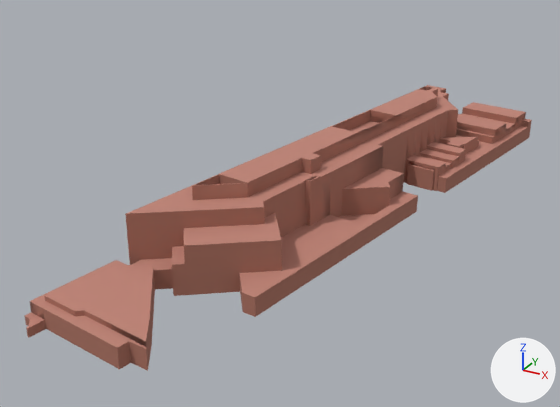
The glTF model public/models/washington-city/tile--7_7.glb, before and after one commit.
Both versions are drawn from a camera (50 mm lens) standing at (-1081.0, -1679.0, 155.0) and looking at (-1240.0, -1389.0, 10.0). The lights are fixed; the arrows at lower right show +X, +Y and +Z. The picture after the commit comes second. Where no turn or scale is listed for an object, it has been applied to the vertices. Vertices at exactly the same position are counted once.

In view in the first picture: 'roof', 'wall'.
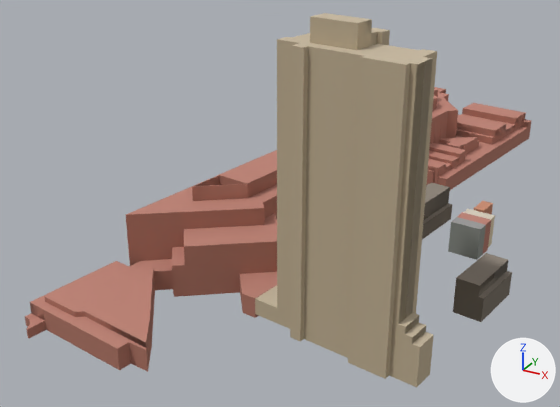
Where the newer file only moved an object's origin or applied its transform, the numbers keep the older frame.

Where the change shows, as pixel boxes [x1, y1, x2, y2] in the pictures (560 x 407 px; the box of a moved part takes in the faces that stretch with it):
'wall', reshaped (30% taller)
    before: [25, 86, 532, 371]
    after: [25, 17, 531, 387]
'roof', reshaped (28% taller)
    before: [25, 85, 531, 349]
    after: [25, 13, 531, 350]
part 1 of me_mesh_1, added (brown)
    after: [255, 17, 437, 387]
part 2 of me_mesh_1, added
    after: [422, 183, 452, 239]
part 3 of me_mesh_1, added
    after: [482, 216, 495, 255]
part 4 of me_mesh_1, added
    after: [453, 261, 512, 322]
part 5 of me_mesh_1, added
    after: [448, 202, 493, 260]
part 6 of me_mesh_1, moved or reshaped (not visible afterwards)
    before: [308, 172, 331, 220]
part 7 of me_mesh_2, rebuilt
    before: [126, 85, 458, 214]
    after: [126, 87, 457, 215]
part 8 of me_mesh_2, rebuilt
    before: [439, 126, 527, 178]
    after: [439, 127, 527, 179]
part 9 of me_mesh_2, rebuilt
    before: [440, 137, 476, 146]
    after: [441, 137, 477, 147]
part 10 of me_mesh_2, rebuilt
    before: [184, 213, 281, 246]
    after: [184, 213, 277, 247]
part 11 of me_mesh_2, rebuilt (not visible afterwards)
    before: [349, 121, 378, 131]
part 12 of me_mesh_2, rebuilt
    before: [419, 156, 451, 166]
    after: [429, 159, 451, 167]
part 13 of me_mesh_2, rebuilt
    before: [462, 113, 514, 129]
    after: [461, 114, 515, 130]
part 14 of me_mesh_2, added
    after: [255, 182, 512, 347]
part 15 of me_mesh_2, moved or reshaped
    before: [25, 312, 44, 328]
    after: [25, 313, 45, 329]
part 16 of me_mesh_2, added (beige)
    after: [278, 13, 437, 65]

Diff of the bpy script that builds the scene:
```diff
--- a/public/models/washington-city/tile--7_7.glb.py
+++ b/public/models/washington-city/tile--7_7.glb.py
@@ me_mesh_1 @@
-me_mesh_1.from_pydata(...)  # 474 vertices, 474 faces; spans x -59.0..59.0, y -163.0..163.0, z -18.0..18.0
+me_mesh_1.from_pydata(...)  # 771 vertices, 774 faces; spans x -59.0..96.0, y -163.0..163.0, z -19.0..98.0
+# me_mesh_1 part 1: a new loose piece of 146 vertices spanning x 14.0..85.0, y -125.0..-64.0, z -17.0..98.0, in mat_city_ground
+# me_mesh_1 part 2: a new loose piece of 66 vertices spanning x 26.0..53.0, y -44.0..13.0, z -17.0..-1.0, in mat_city_ground
+# me_mesh_1 part 3: a new loose piece of 23 vertices spanning x 64.0..78.0, y -19.0..-5.0, z -17.0..-3.0, in mat_city_ground
+# me_mesh_1 part 4: a new loose piece of 20 vertices spanning x 81.0..96.0, y -76.0..-49.0, z -16.0..-1.0, in mat_city_ground
+# me_mesh_1 part 5: 24 vertices added at x 63.0..77.0, y -25.0..11.0, z -17.0..-3.0
+# me_mesh_1 part 6: 1 vertex moved within x 5.0, y -36.0, z 12.0; 5 vertices removed from x 2.0..5.0, y -36.0, z 8.0..12.0; 5 vertices added at x 2.0..5.0, y -36.0, z 7.0..11.0
+# other edits to the shape of me_mesh_1 do not show in these pictures
 me_mesh_1.materials.append(mat_city_ground)
@@ me_mesh_2 @@
-me_mesh_2.from_pydata(...)  # 359 vertices, 287 faces; spans x -59.0..59.0, y -163.0..163.0, z -16.0..16.0
+me_mesh_2.from_pydata(...)  # 554 vertices, 430 faces; spans x -59.0..96.0, y -163.0..163.0, z -17.0..96.0
+# me_mesh_2 part 7: the loose piece of 49 vertices spanning x -46.0..28.0, y -110.0..139.0, z 10.0 is rebuilt with 49 vertices and now spans x -46.0..28.0, y -110.0..139.0, z 9.0
+# me_mesh_2 part 8: the loose piece of 25 vertices spanning x 15.0..58.0, y 43.0..152.0, z -12.0 is rebuilt with 25 vertices and now spans x 15.0..58.0, y 43.0..152.0, z -13.0
+# me_mesh_2 part 9: the loose piece of 8 vertices spanning x 22.0..40.0, y 77.0..99.0, z -5.0 is rebuilt with 8 vertices and now spans x 22.0..40.0, y 77.0..99.0, z -6.0
+# me_mesh_2 part 10: the loose piece of 8 vertices spanning x -28.0..13.0, y -110.0..-65.0, z 2.0 is rebuilt with 8 vertices and now spans x -28.0..13.0, y -110.0..-65.0, z 1.0
+# me_mesh_2 part 11: the loose piece of 6 vertices spanning x -14.0..8.0, y 12.0..51.0, z 10.0 is rebuilt with 6 vertices and now spans x -14.0..8.0, y 12.0..51.0, z 9.0
+# me_mesh_2 part 12: the loose piece of 4 vertices spanning x 17.0..38.0, y 52.0..62.0, z -9.0 is rebuilt with 4 vertices and now spans x 17.0..38.0, y 52.0..62.0, z -10.0
+# me_mesh_2 part 13: the loose piece of 4 vertices spanning x 14.0..52.0, y 127.0..147.0, z -8.0 is rebuilt with 4 vertices and now spans x 14.0..52.0, y 127.0..147.0, z -9.0
+# me_mesh_2 part 14: 150 vertices added at x 1.0..96.0, y -124.0..13.0, z -12.0..5.0
+# me_mesh_2 part 15: 38 vertices removed from x -59.0..-50.0, y -163.0..-154.0, z -16.0; 38 vertices added at x -59.0..-50.0, y -163.0..-154.0, z -17.0
+# me_mesh_2 part 16: 45 vertices added at x 25.0..77.0, y -125.0..-76.0, z 87.0..96.0
+# other edits to the shape of me_mesh_2 do not show in these pictures
 me_mesh_2.materials.append(mat_city_ground)
```
